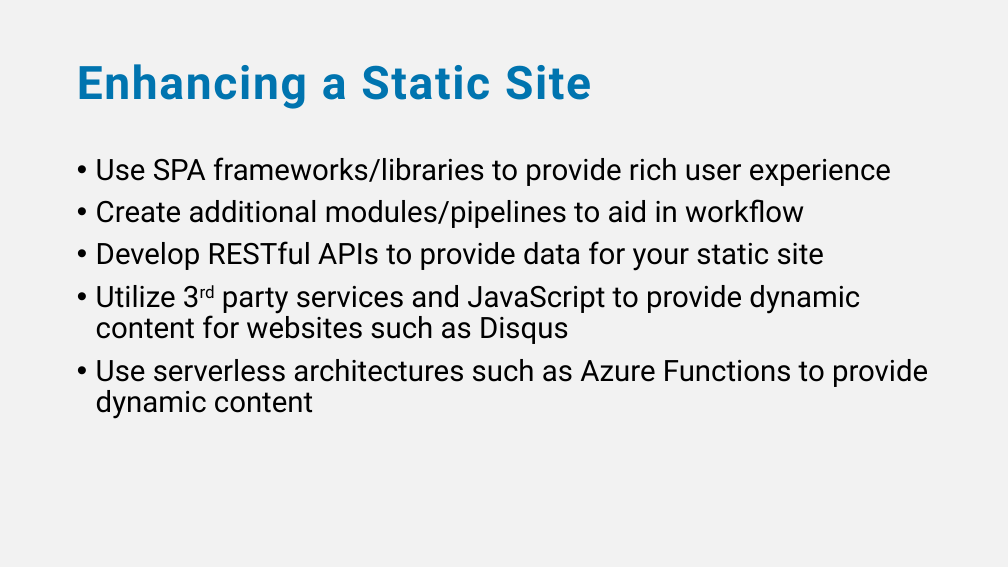
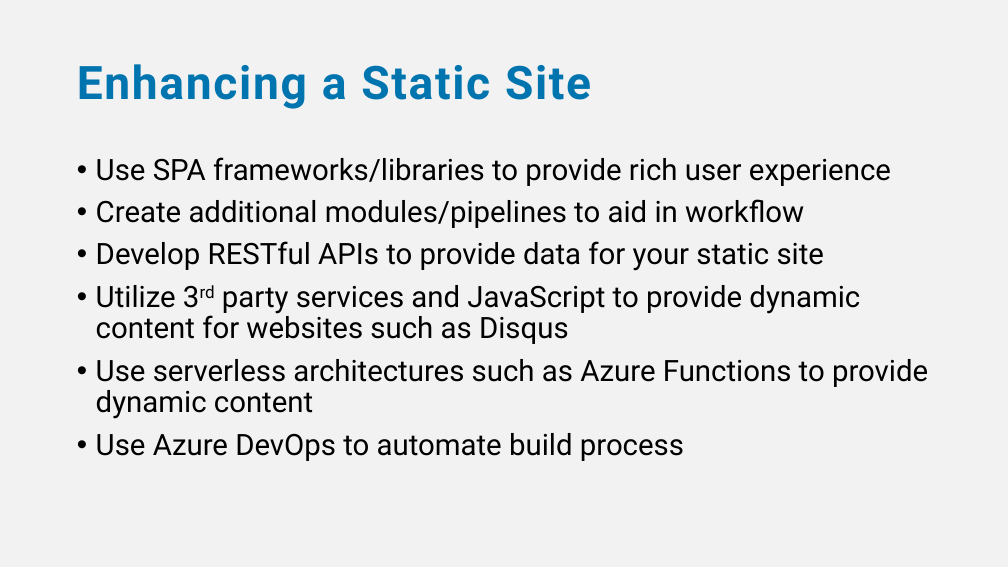
Before and after one commit to bjablonsky/globalazure2020-staticsite, a slide deck: slide 22 of slides/Building a Static Site Using .NET and Azure.pptx. Drawn at 1008x567 pixels with LibreOffice and Linux fonts; fonts in the diff are those of the drawing. Boxes give left, top, right and bottom in pixels: in the first picture for what was removed or moved away, otherwise in the second. Text is boxed around its words. In the diff, an @@ line names an element or a change of style, - is before the commit and + after.

Commit message:
Updated Slides

```diff
--- a/slides/Building a Static Site Using .NET and Azure.pptx
+++ b/slides/Building a Static Site Using .NET and Azure.pptx
@@ text at [96, 433, 684, 461]: paragraph added @@
+• Use Azure DevOps to automate build process
```
